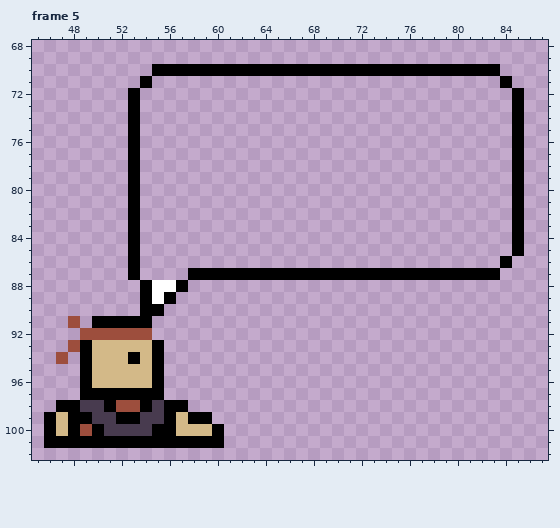
Pixel-art file -- Resources/Images/DialogCloud.aseprite. Above is the file before it was changed.
240x240 pixels, 5 frames. Shown: frame 5: x 45..87, y 68..102. The commit also changed other frames, which this record leaves out.
And afterwards:
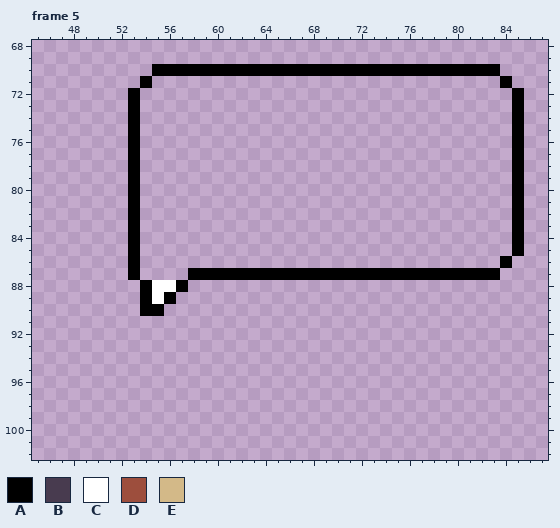
Palette (. is transparent): A #000000  B #483b4f  C #ffffff  D #9d4e3d  E #d3b988
Edits made:
layer "Guy" now hidden
Frame 5:
y 91: x 48 D -> .; x 50..54 AAAAA -> .....
y 92: x 49..54 DDDDDD -> ......
y 93: x 48..55 DAEEEEEA -> ........
y 94: x 47 D -> .; x 49..55 AEEEAEA -> .......
y 95..96: x 49..55 AEEEEEA -> .......
y 97: x 49..55 AAAAAAA -> .......
y 98: x 47..57 AABBADDABAA -> ...........
y 99: x 46..59 AEAABBAABBAEAA -> ..............
y 100: x 46..60 AEADABBBBAAEEEA -> ...............
y 101: x 46..60 AAAAAAAAAAAAAAA -> ...............
